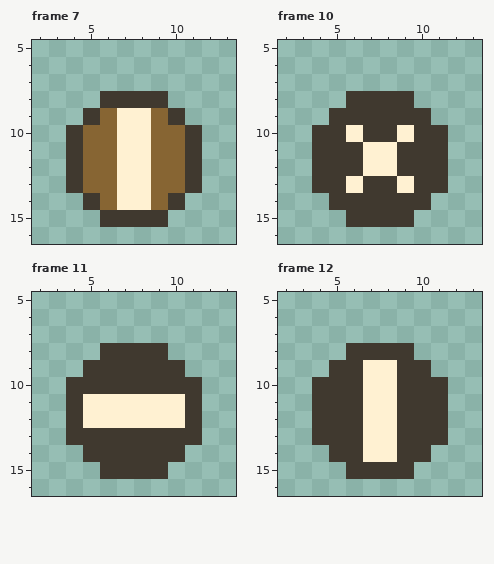
Pixel-art file: assets/sprites/Player/StandardBullet.aseprite. This is how it looked before the edit.
16x24 pixels, 18 frames. Shown: frame 7: x 2..13, y 5..16; frame 10: x 2..13, y 5..16; frame 11: x 2..13, y 5..16; frame 12: x 2..13, y 5..16. The commit also changed other frames, which this record leaves out.
New version:
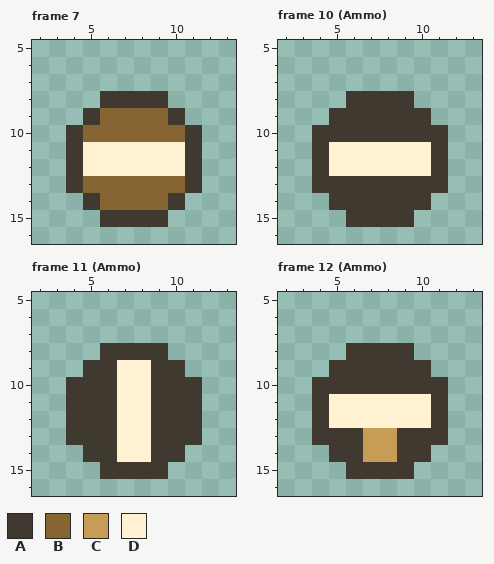
Palette (. is transparent): A #40392f  B #876533  C #c79c56  D #fff1d2
Log entry: Added different ammo
Diff:
Frame 7, layer "Layer 1":
The author changed colour D to colour B in rows 9 to 10 at x 7 to 8; in rows 13 to 14 at x 7 to 8.
The author changed colour B to colour D in rows 11 to 12 at x 5 to 6 and 9 to 10.
Frame 10 (Ammo), layer "Layer 1":
The author changed colour D to colour A in row 10 at x 6 and 9; in row 13 at x 6 and 9.
The author changed colour A to colour D in rows 11 to 12 at x 5 to 6 and 9 to 10.
Frame 11 (Ammo), layer "Layer 1":
The author changed colour D to colour A in rows 11 to 12 at x 5 to 6 and 9 to 10.
The author changed colour A to colour D in rows 9 to 10 at x 7 to 8; in rows 13 to 14 at x 7 to 8.
Frame 12 (Ammo), layer "Layer 1":
The author changed colour D to colour A in rows 9 to 10 at x 7 to 8.
The author changed colour D to colour C in rows 13 to 14 at x 7 to 8.
The author changed colour A to colour D in rows 11 to 12 at x 5 to 6 and 9 to 10.
